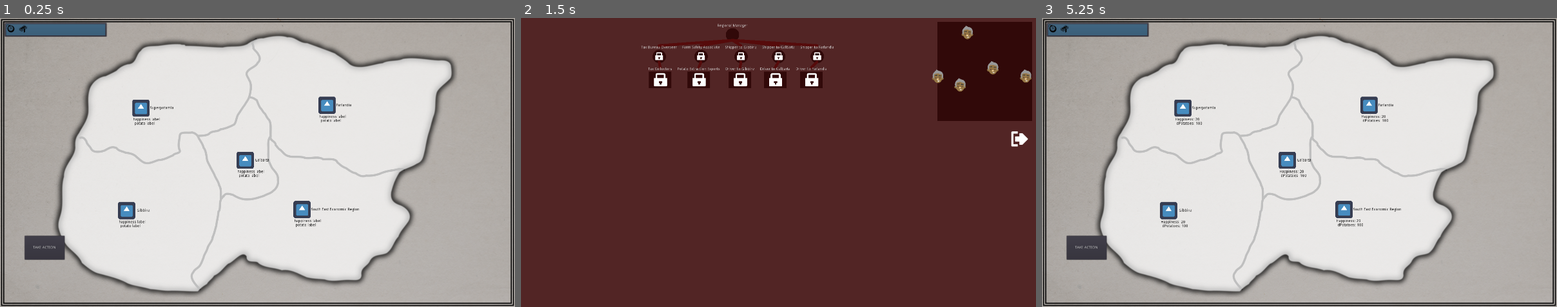
Above: before the commit, frames 1-3 (left to right).
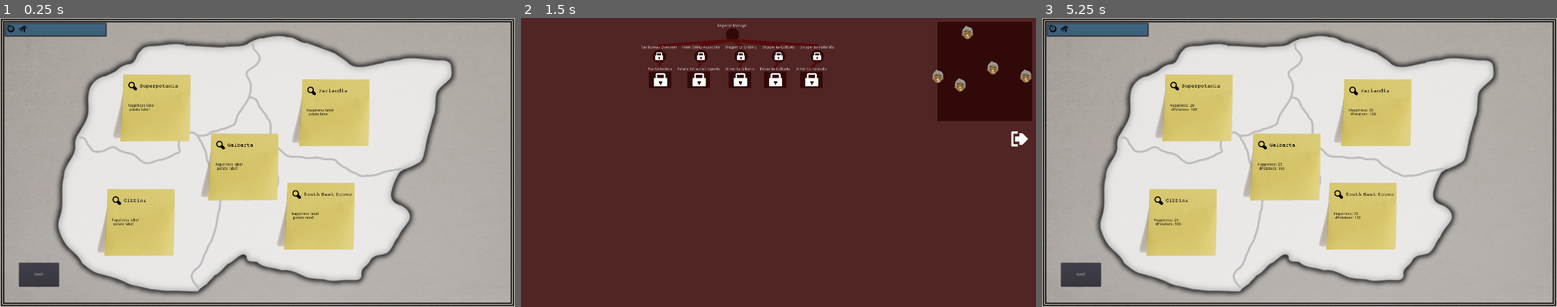
Above: after the commit, the same moments.

Repository: poohshoes/GMTK2020
Game: Godot game, scene res://World.tscn
The game is run twice, just before and just after one commit, with the same random seed, the same clock (stepped at 60 frames per second) and the same inputs. The engine's default icon, where the game draws it, is replaced by a stand-in: a white triangle on a blue panel in a dark square.
Inputs (mouse positions are in pixels of both pictures, inside the frame that each line leads up to):
- Up to frame 1 (0.25 s): no input
- Up to frame 2 (1.5 s): click "TAKE ACTION" (after the commit: "WAIT") at 0.5 s; click "Superpotamia" at 1.25 s
- Up to frame 3 (5.25 s): click "Gibbinz" at 2 s; click "Galbarta" at 2.75 s; click "South East Economic Region" at 3.5 s; click "Farlandia" at 4.25 s; click (1541, 136) at 5 s

The runs differ from the first frame. In frame 1, 17% of the frame differs, in the area x 3-72%, y 19-94%; in frame 2, nothing differs; in frame 3, 17%.

Commit message:
Some stickies added, some small updates to code and economy function

Diff:
--- a/Scenes/Region.gd
+++ b/Scenes/Region.gd
@@ -4,6 +4,9 @@
 const POTATO_HAPPY_FACTOR = 1.0
 const POTATO_BUY_PRICE = 15
 const POTATO_SELL_PRICE = 10
+const L = 1.0
+const K = 1.0 # This probably needs to be moved closer to 0.1
+const X0 = 0.0
 
 const FARMER_SALARY = 10
 const FEE_COLLECTOR_SALARY = 20
@@ -51,6 +54,7 @@
 
 	# Update potato production
 	dS = population # Start with one potato produced per person
+
 	# Some way to have workers improve potatoes
 	dS += imports - exports # Adjust by net flow
 
@@ -62,8 +66,12 @@
 	dM -= numPotatoFarmers * FARMER_SALARY + numTaxCollectors * FEE_COLLECTOR_SALARY + numWorkers * WORKER_SALARY
 
 	# Calculate happiness
-	dH = FEE_HAPPY_FACTOR * feeRate + POTATO_HAPPY_FACTOR * dS
+	dH = FEE_HAPPY_FACTOR * feeRate + POTATO_HAPPY_FACTOR * (dS / population)
 
+	# Apply a normalization to make it harder to succeed
+	dH = L/(1+exp(-K * (X0 - dH)))
+
+	happiness = round(happiness + dH)
 	$RegionButton/HappinessLabel.set_happiness(happiness)
 	$RegionButton/PotatoesLabel.set_potatoes(dS)
 
--- a/Scenes/Region.tscn
+++ b/Scenes/Region.tscn
@@ -1,14 +1,26 @@
-[gd_scene load_steps=3 format=2]
+[gd_scene load_steps=4 format=2]
 
 [ext_resource path="res://Scenes/Region.gd" type="Script" id=1]
 [ext_resource path="res://Scenes/RegionButton.tscn" type="PackedScene" id=2]
+[ext_resource path="res://Resources/Postit.png" type="Texture" id=3]
 
 [node name="Region" type="Node2D"]
 script = ExtResource( 1 )
 
+[node name="TextureRect" type="TextureRect" parent="."]
+margin_left = -158.071
+margin_top = -117.617
+margin_right = 141.929
+margin_bottom = 141.383
+texture = ExtResource( 3 )
+__meta__ = {
+"_edit_use_anchors_": false
+}
+
 [node name="RegionButton" parent="." instance=ExtResource( 2 )]
-margin_left = -1.30165
-margin_top = -1.45766
-margin_right = 134.698
-margin_bottom = 81.5424
+margin_left = -108.0
+margin_top = -108.0
+margin_right = 139.0
+margin_bottom = -25.0
+custom_colors/font_color = Color( 0, 0, 0, 1 )
 [connection signal="pressed" from="RegionButton" to="." method="_on_RegionButton_pressed"]
--- a/Scenes/RegionButton.tscn
+++ b/Scenes/RegionButton.tscn
@@ -1,30 +1,40 @@
-[gd_scene load_steps=5 format=2]
+[gd_scene load_steps=7 format=2]
 
-[ext_resource path="res://icon.png" type="Texture" id=1]
+[ext_resource path="res://Resources/zoom.png" type="Texture" id=1]
 [ext_resource path="res://Scenes/RegionButton.gd" type="Script" id=2]
 [ext_resource path="res://Scenes/HappinessLabel.gd" type="Script" id=3]
 [ext_resource path="res://Scenes/PotatoesLabel.gd" type="Script" id=4]
 
+[sub_resource type="DynamicFontData" id=3]
+font_path = "res://Font/EscapeTypewriterC-Bold.ttf"
+
+[sub_resource type="DynamicFont" id=2]
+size = 20
+font_data = SubResource( 3 )
+
 [node name="RegionButton" type="Button"]
-margin_left = -1.02759
-margin_top = -0.583923
-margin_right = 134.972
-margin_bottom = 82.4161
+margin_left = -1.0
+margin_top = -1.0
+margin_right = 261.0
+margin_bottom = 82.0
 mouse_default_cursor_shape = 2
-custom_colors/font_color = Color( 0, 0, 0, 1 )
+custom_fonts/font = SubResource( 2 )
+custom_colors/font_color = Color( 0.937255, 0.839216, 0, 1 )
 text = "[Name]"
 icon = ExtResource( 1 )
 flat = true
+clip_text = true
+align = 0
 script = ExtResource( 2 )
 __meta__ = {
 "_edit_use_anchors_": false
 }
 
 [node name="HappinessLabel" type="Label" parent="."]
-margin_left = 9.0
-margin_top = 77.0
-margin_right = 72.0
-margin_bottom = 91.0
+margin_left = 13.5075
+margin_top = 108.319
+margin_right = 113.507
+margin_bottom = 122.319
 custom_colors/font_color = Color( 0, 0, 0, 1 )
 text = "happiness label"
 script = ExtResource( 3 )
@@ -33,10 +43,10 @@
 }
 
 [node name="PotatoesLabel" type="Label" parent="."]
-margin_left = 14.1422
-margin_top = 91.9239
-margin_right = 90.1422
-margin_bottom = 105.924
+margin_left = 18.6497
+margin_top = 123.243
+margin_right = 94.6497
+margin_bottom = 137.243
 custom_colors/font_color = Color( 0, 0, 0, 1 )
 text = "potato label"
 script = ExtResource( 4 )
--- a/World.tscn
+++ b/World.tscn
@@ -110,36 +110,36 @@
 [node name="Regions" type="Node2D" parent="."]
 
 [node name="RegionA" parent="Regions" instance=ExtResource( 4 )]
-position = Vector2( 488.279, 296.555 )
+position = Vector2( 570.686, 320.528 )
 region_name = "Superpotamia"
 region_id = 0
 
 [node name="RegionB" parent="Regions" instance=ExtResource( 4 )]
-position = Vector2( 435.043, 679.55 )
+position = Vector2( 511.457, 748.472 )
 region_name = "Gibbinz"
 region_id = 1
 
 [node name="RegionC" parent="Regions" instance=ExtResource( 4 )]
-position = Vector2( 877.235, 491.591 )
+position = Vector2( 898.211, 541.035 )
 region_name = "Galbarta"
 region_id = 2
 
 [node name="RegionD" parent="Regions" instance=ExtResource( 4 )]
-position = Vector2( 1089.13, 675.937 )
+position = Vector2( 1182.03, 725.381 )
 region_name = "South East Economic Region"
 region_id = 3
 
 [node name="RegionE" parent="Regions" instance=ExtResource( 4 )]
-position = Vector2( 1182.36, 286.055 )
+position = Vector2( 1237.8, 338.496 )
 region_name = "Farlandia"
 region_id = 4
 
 [node name="EndTurnButton" type="Button" parent="."]
-margin_left = 92.4913
-margin_top = 814.49
-margin_right = 241.491
-margin_bottom = 903.49
-text = "TAKE ACTION"
+margin_left = 70.628
+margin_top = 915.397
+margin_right = 219.628
+margin_bottom = 1004.4
+text = "WAIT"
 script = ExtResource( 3 )
 __meta__ = {
 "_edit_use_anchors_": false
Binary file added: Font/EscapeTypewriterC-Bold.ttf
Binary file added: Font/EscapeTypewriterCMedium.ttf
Binary file added: Font/EscapeTypewriterSans-Light.ttf
Binary file added: Font/EscapeTypewriterSansBold.ttf
Binary file added: Resources/Postit.png
Not shown, added: Resources/Postit.png.import
Binary file added: Resources/network.png
Not shown, added: Resources/network.png.import
Binary file added: Resources/population.png
Not shown, added: Resources/population.png.import
Binary file added: Resources/share2.png
Not shown, added: Resources/share2.png.import
(and 2 more such lines)
